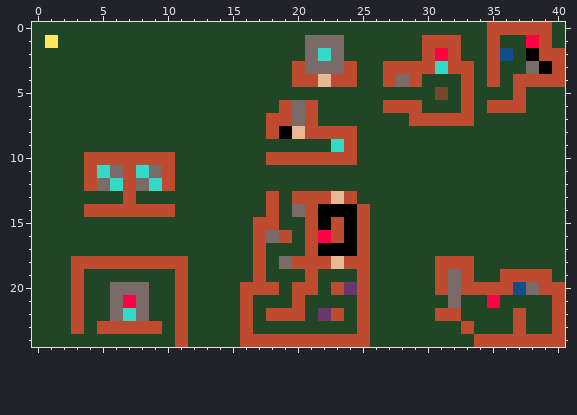
A pixel-art sprite gets an edit: data/level/simplified/level_1/tiles-int.png. The first picture shows the starting point.
The file is 41x25 pixels.
After the commit:
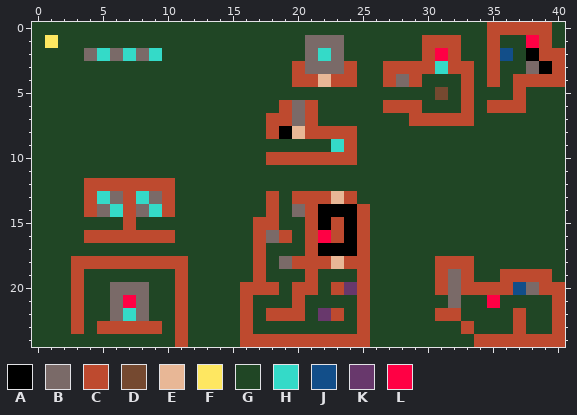
Palette (. is transparent): A #000000  B #7a6a68  C #be4a2f  D #754930  E #e8b796  F #fee761  G #204625  H #34dac8  J #124e89  K #68386c  L #ff0044
Changes in this commit:
y 2: x 4..9 GGGGGG -> BHBHBH
y 10: x 4..10 CCCCCCC -> GGGGGGG
y 11: x 4..10 CHBCHBC -> GGGGGGG
y 12: x 5..6 BH -> CC; x 8..9 BH -> CC
y 13: x 4..6 GGG -> CHB; x 8..10 GGG -> HBC
y 14: x 5..6 CC -> BH; x 8..9 CC -> BH
y 15: x 7 G -> C
y 16: x 4..10 GGGGGGG -> CCCCCCC
Boxes around the changes in both pictures, in picture pixels (x1, y1, x2, y2):
changed: (84, 48, 162, 61)
changed: (84, 152, 175, 243)
